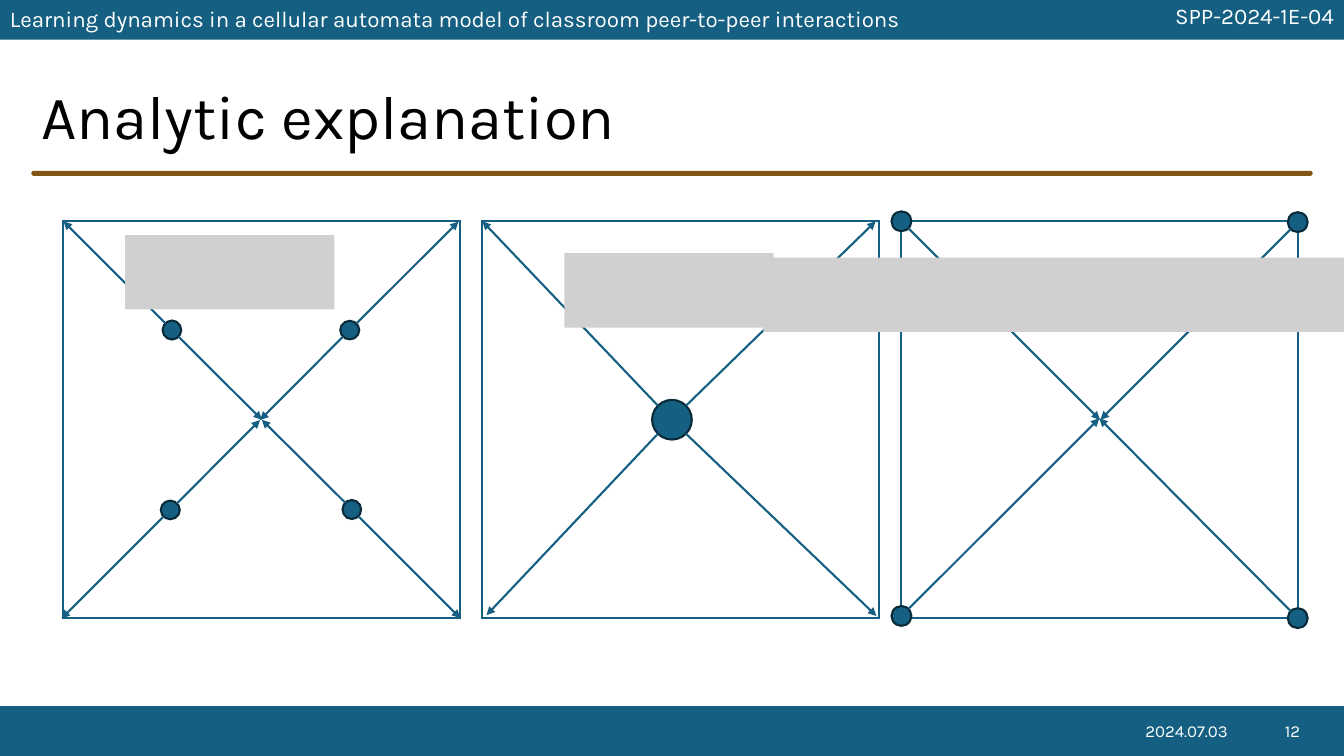
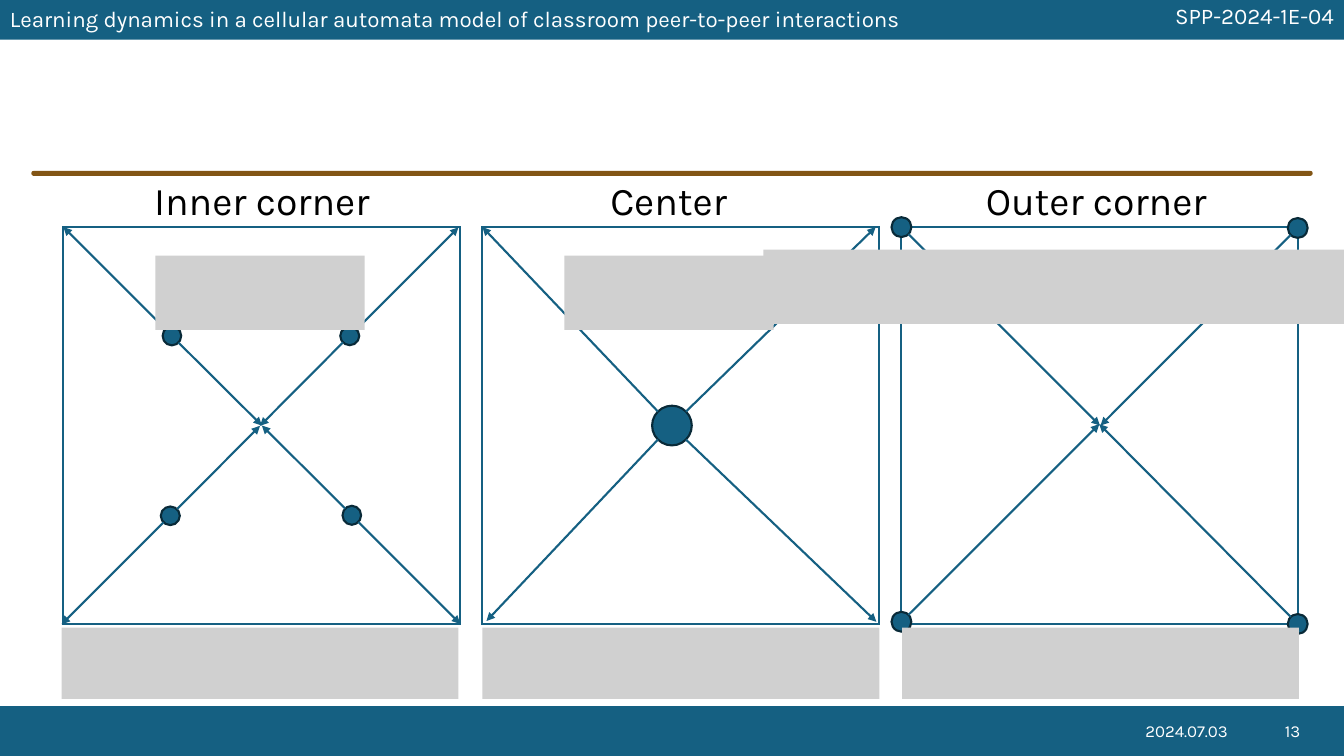
Before and after one commit to ioakimsy/BS-Thesis, a slide deck: slide 13 of documents/SPP-2024-presentation.pptx (slide 12 before the commit). Drawn at 1344x756 pixels with LibreOffice and Linux fonts; fonts in the diff are those of the drawing; grey boxes stand for pictures; background and template pictures are left out. Boxes give left, top, right and bottom in pixels: in the first picture for what was removed or moved away, otherwise in the second. Text is boxed around its words. In the diff, an @@ line names an element or a change of style, - is before the commit and + after.

```diff
--- a/documents/SPP-2024-presentation.pptx
+++ b/documents/SPP-2024-presentation.pptx
@@ title removed at (x1=41, y1=96, x2=615, y2=154) @@
-Analytic explanation
@@ text added at (x1=154, y1=190, x2=370, y2=216), 28 pt, text #000000 @@
+Inner corner
@@ text added at (x1=610, y1=190, x2=727, y2=216), 28 pt, text #000000 @@
+Center
@@ text added at (x1=986, y1=190, x2=1207, y2=216), 28 pt, text #000000 @@
+Outer corner
@@ picture moved from (x1=125, y1=235, x2=334, y2=310) to (x1=155, y1=255, x2=364, y2=330) @@
@@ picture moved from (x1=763, y1=258, x2=1344, y2=333) to (x1=763, y1=250, x2=1344, y2=325) @@
@@ 16 arrows, 9 ellipses, 3 rectangles moved together from (x1=62, y1=212, x2=1309, y2=628) to (x1=62, y1=217, x2=1309, y2=634) @@
@@ picture added at (x1=62, y1=628, x2=459, y2=700) @@
@@ picture added at (x1=483, y1=628, x2=880, y2=700) @@
@@ picture added at (x1=902, y1=628, x2=1300, y2=700) @@
@@ page number at (x1=1285, y1=726, x2=1300, y2=737): text changed @@
-12
+13
```
Also in this commit, not shown: 13 other slides changed, 5 slides added, 1 slide removed, 19 other files.
